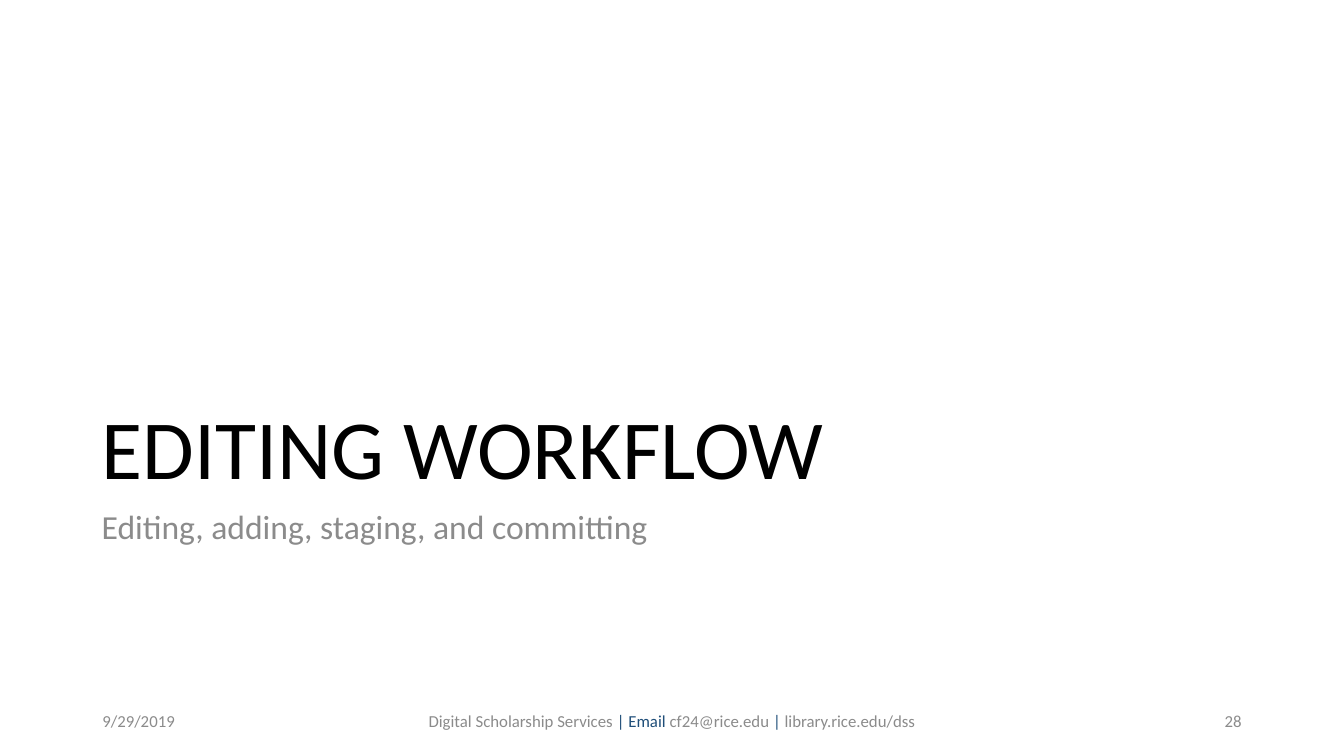
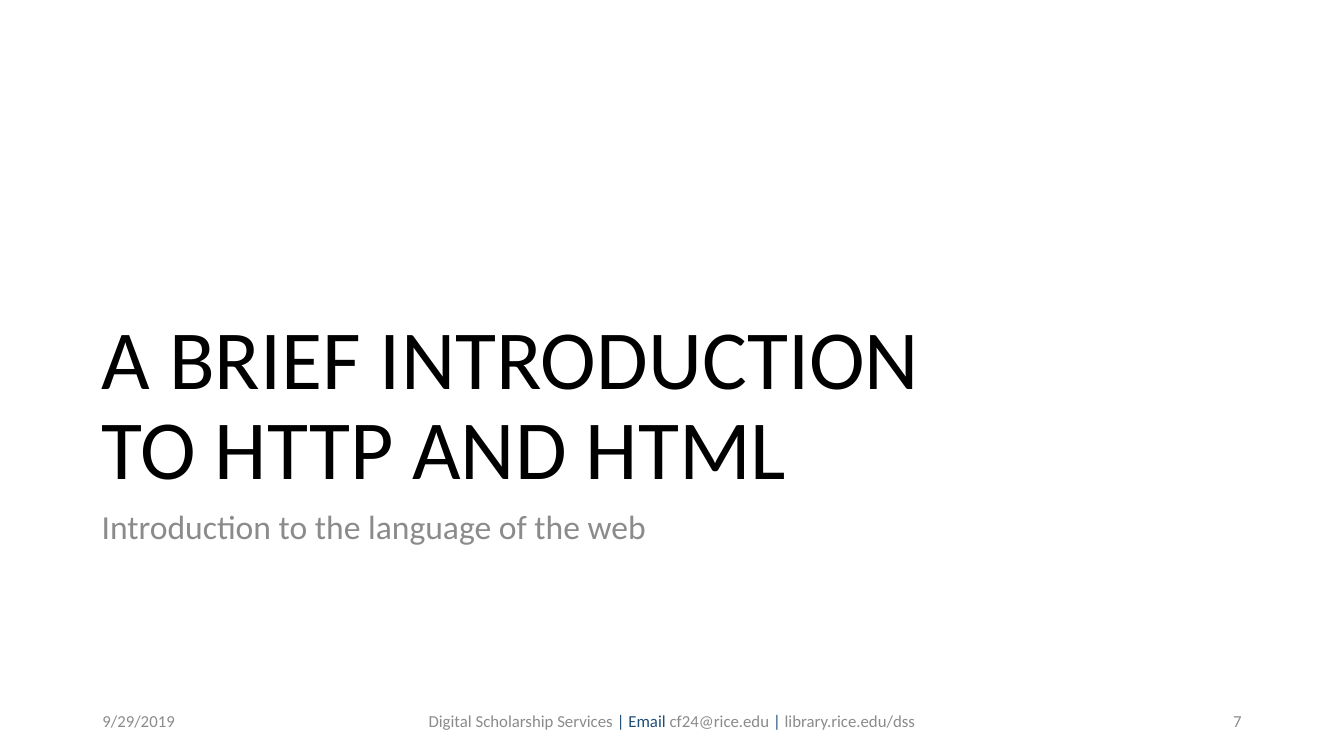
Before and after one commit to bakitybacon/rice-data-and-donuts, a slide deck: slide 7 of webscraping/Web Scraping in Python.pptx (slide 28 before the commit). Drawn at 1344x756 pixels with LibreOffice and Linux fonts; fonts in the diff are those of the drawing; background and template pictures are left out. Boxes give left, top, right and bottom in pixels: in the first picture for what was removed or moved away, otherwise in the second. Text is boxed around its words. In the diff, an @@ line names an element or a change of style, - is before the commit and + after.

```diff
--- a/webscraping/Web Scraping in Python.pptx
+++ b/webscraping/Web Scraping in Python.pptx
@@ text at (102,334,919,480): text changed @@
-EDITING WORKFLOW
+A BRIEF INTRODUCTION
+TO HTTP AND HTML
@@ text at (102,515,646,545): text changed @@
-Editing, adding, staging, and committing
+Introduction to the language of the web
@@ page number at (1233,716,1241,727): text changed @@
-28
+7
```
Also in this commit, not shown: 9 other slides changed, 3 slides added, 60 slides removed.
